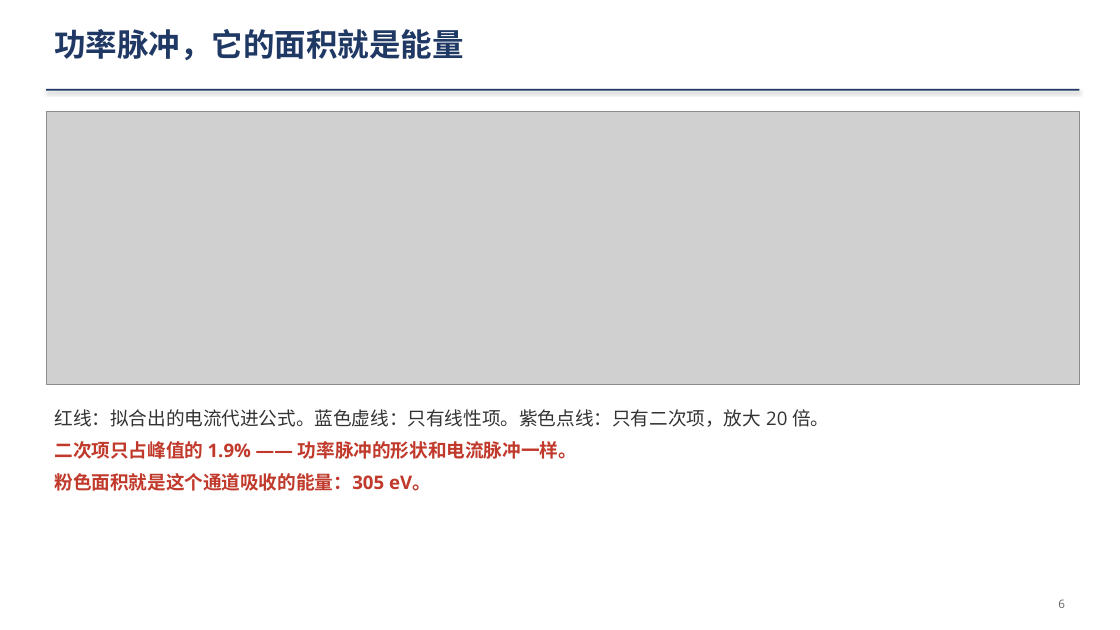
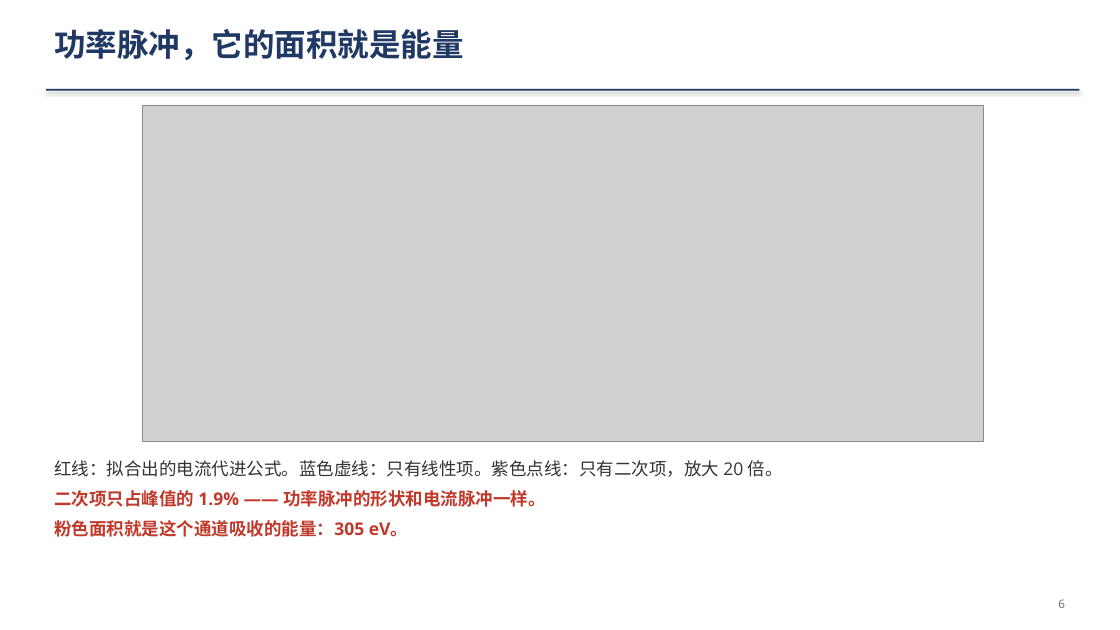
Before and after one commit to ZhihengLi0/urop, a slide deck: slide 6 of snolab/collection_efficiency/presentation/SNOLAB_R4_collection_efficiency_20260910_zh.pptx. Drawn at 1120x630 pixels with LibreOffice and Linux fonts; fonts in the diff are those of the drawing; grey boxes stand for pictures. Boxes give left, top, right and bottom in pixels: in the first picture for what was removed or moved away, otherwise in the second. Text is boxed around its words. In the diff, an @@ line names an element or a change of style, - is before the commit and + after.

```diff
--- a/snolab/collection_efficiency/presentation/SNOLAB_R4_collection_efficiency_20260910_zh.pptx
+++ b/snolab/collection_efficiency/presentation/SNOLAB_R4_collection_efficiency_20260910_zh.pptx
@@ picture: place and size @@
-picture at (46,112,1080,385)
+picture at (143,105,984,441)
@@ text "红线：拟合出的电流代进公式。蓝色虚线：只有线性项。紫色点线：只有二次项，放大 20 倍。": place and size @@
-text "红线：拟合出的电流代进公式。蓝色虚线：只有线性项。紫色点线：只有二次项，放大 20 倍。" at (54,409,829,491)
+text "红线：拟合出的电流代进公式。蓝色虚线：只有线性项。紫色点线：只有二次项，放大 20 倍。" at (54,460,783,537)
@@ text "红线：拟合出的电流代进公式。蓝色虚线：只有线性项。紫色点线：只有二次项，放大 20 倍。" at (54,460,783,537): size 16 to 15 pt @@
```
Also in this commit, not shown: 6 other slides changed, 21 other files.
